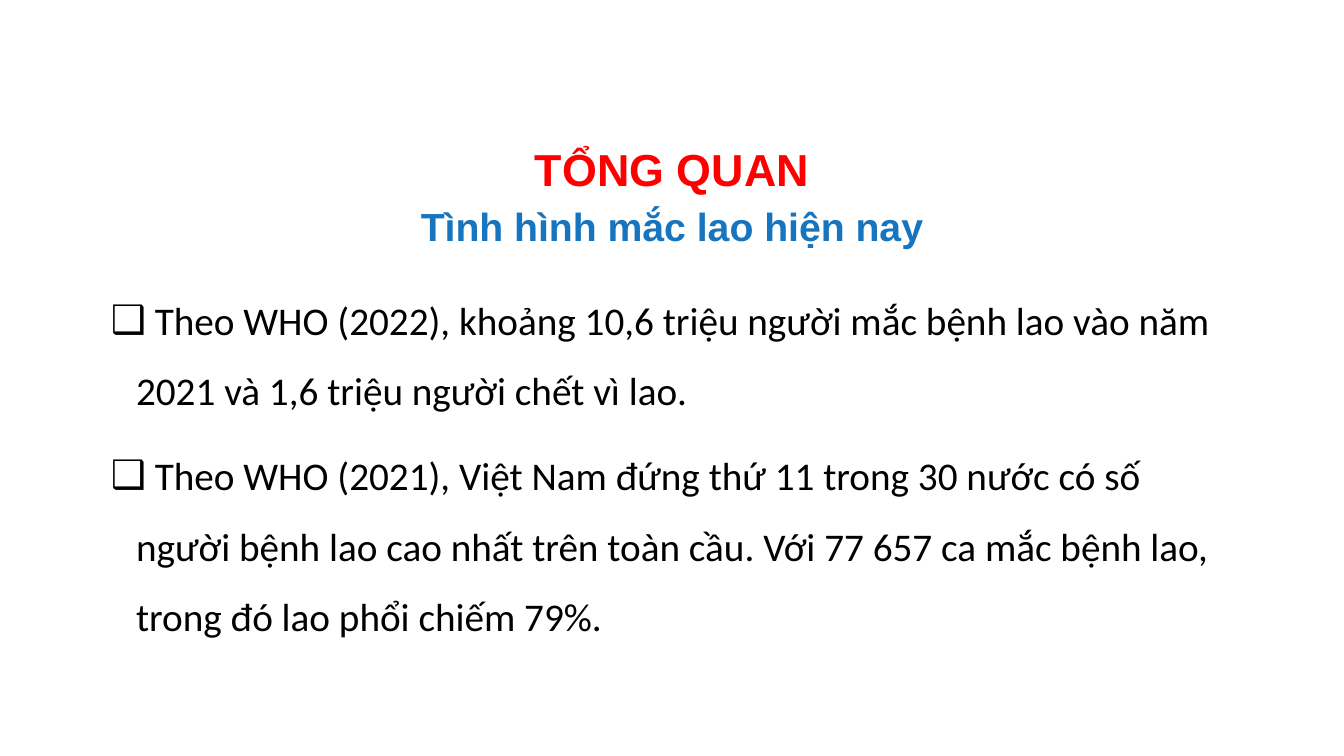
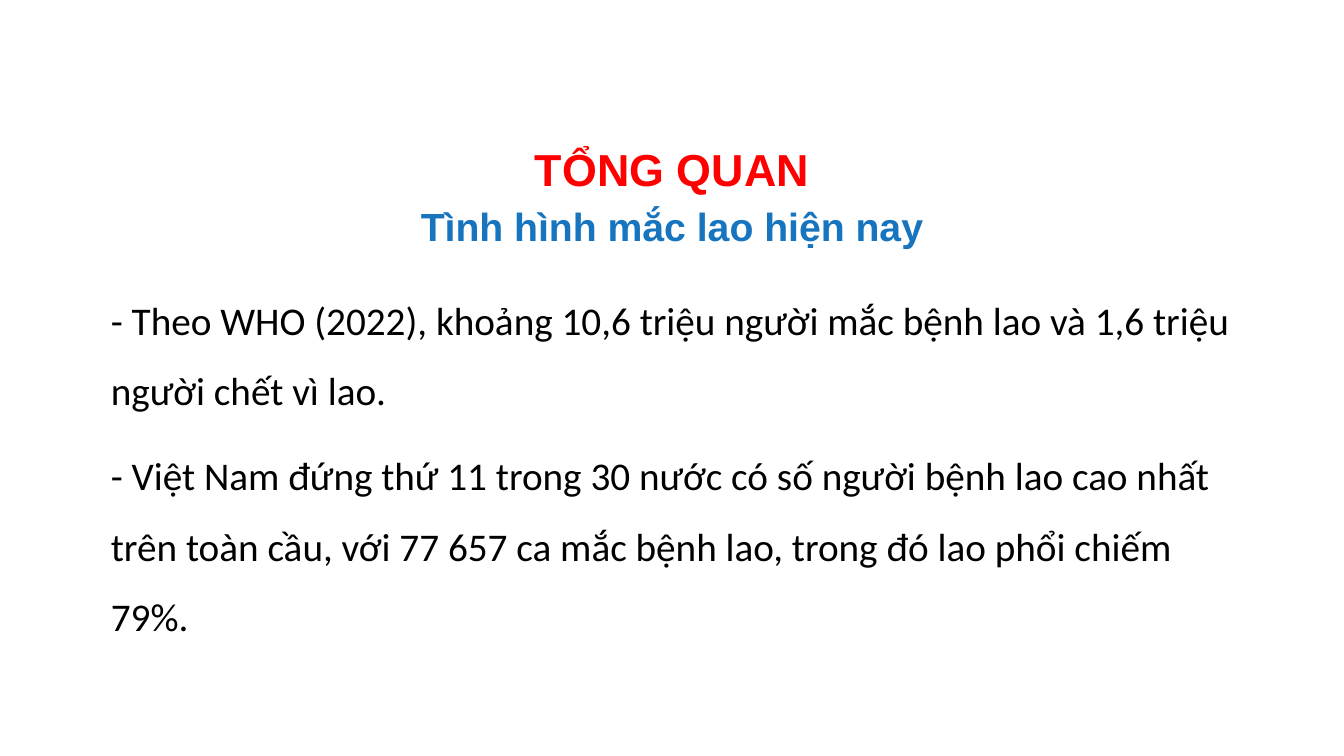
Before and after one commit to MedPocket/HPMUGraduation-thesis, a slide deck: slide 5 of Thuc-trang-va-mot-so-yeu-to-lien-quan-dinh-duong-BN-lao-phoi_Nhat-Nguyen.pptx. Drawn at 1344x756 pixels with LibreOffice and Linux fonts; fonts in the diff are those of the drawing; background and template pictures are left out. Boxes give left, top, right and bottom in pixels: in the first picture for what was removed or moved away, otherwise in the second. Text is boxed around its words. In the diff, an @@ line names an element or a change of style, - is before the commit and + after.

```diff
--- a/Thuc-trang-va-mot-so-yeu-to-lien-quan-dinh-duong-BN-lao-phoi_Nhat-Nguyen.pptx
+++ b/Thuc-trang-va-mot-so-yeu-to-lien-quan-dinh-duong-BN-lao-phoi_Nhat-Nguyen.pptx
@@ text at box(111, 303, 1229, 632): text changed @@
-❑ Theo WHO (2022), khoảng 10,6 triệu người mắc bệnh lao vào năm 2021 và 1,6 triệu người chết vì lao.
-❑ Theo WHO (2021), Việt Nam đứng thứ 11 trong 30 nước có số người bệnh lao cao nhất trên toàn cầu. Với 77 657 ca mắc bệnh lao, trong đó lao phổi chiếm 79%.
+- Theo WHO (2022), khoảng 10,6 triệu người mắc bệnh lao và 1,6 triệu người chết vì lao.
+- Việt Nam đứng thứ 11 trong 30 nước có số người bệnh lao cao nhất trên toàn cầu, với 77 657 ca mắc bệnh lao, trong đó lao phổi chiếm 79%.
```
Also in this commit, not shown: 29 other slides changed, 2 other files.
